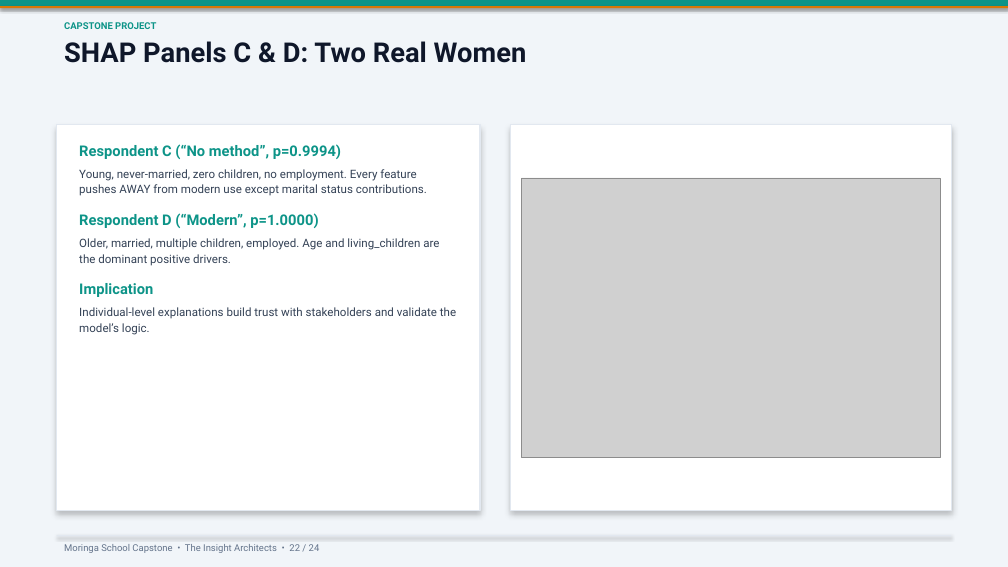
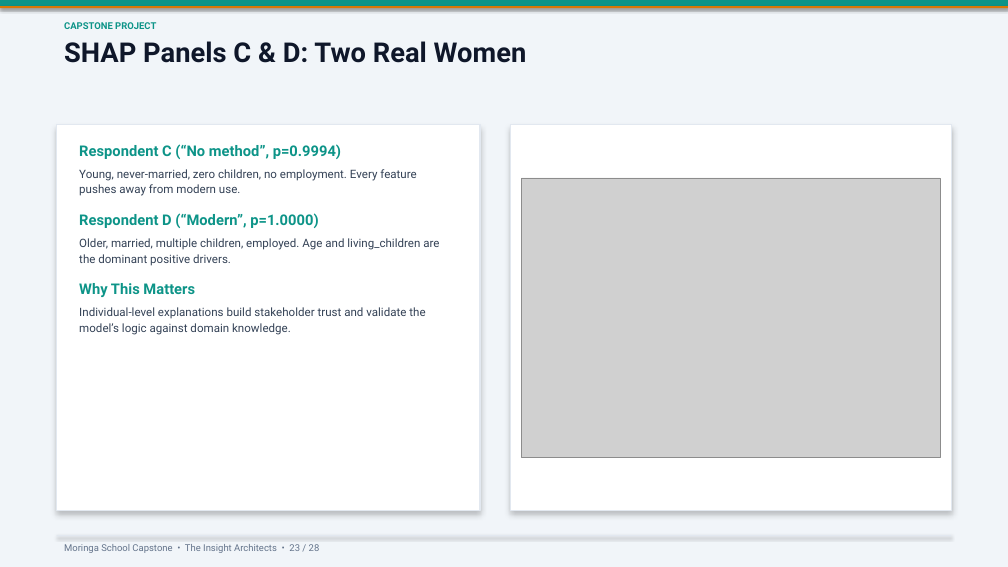
Before and after one commit to symekah1999/Predicting-contraceptive-use-among-women_Capstone-Project-The-Insight-Architects-, a slide deck: slide 23 of Predicting_Contraceptive_Use_Presentation_Updated.pptx (slide 22 before the commit). Drawn at 1008x567 pixels with LibreOffice and Linux fonts; fonts in the diff are those of the drawing; grey boxes stand for pictures. Boxes give left, top, right and bottom in pixels: in the first picture for what was removed or moved away, otherwise in the second. Text is boxed around its words. In the diff, an @@ line names an element or a change of style, - is before the commit and + after.

```diff
--- a/Predicting_Contraceptive_Use_Presentation_Updated.pptx
+++ b/Predicting_Contraceptive_Use_Presentation_Updated.pptx
@@ text at <box>79,169,416,196</box>: text changed @@
-Young, never-married, zero children, no employment. Every feature pushes AWAY from modern use except marital status contributions.
+Young, never-married, zero children, no employment. Every feature pushes away from modern use.
@@ text at <box>79,283,425,335</box>: text changed @@
-Implication
-Individual-level explanations build trust with stakeholders and validate the model’s logic.
+Why This Matters
+Individual-level explanations build stakeholder trust and validate the model’s logic against domain knowledge.
```
Also in this commit, not shown: 21 other slides changed, 2 slides added, 1 other file.
